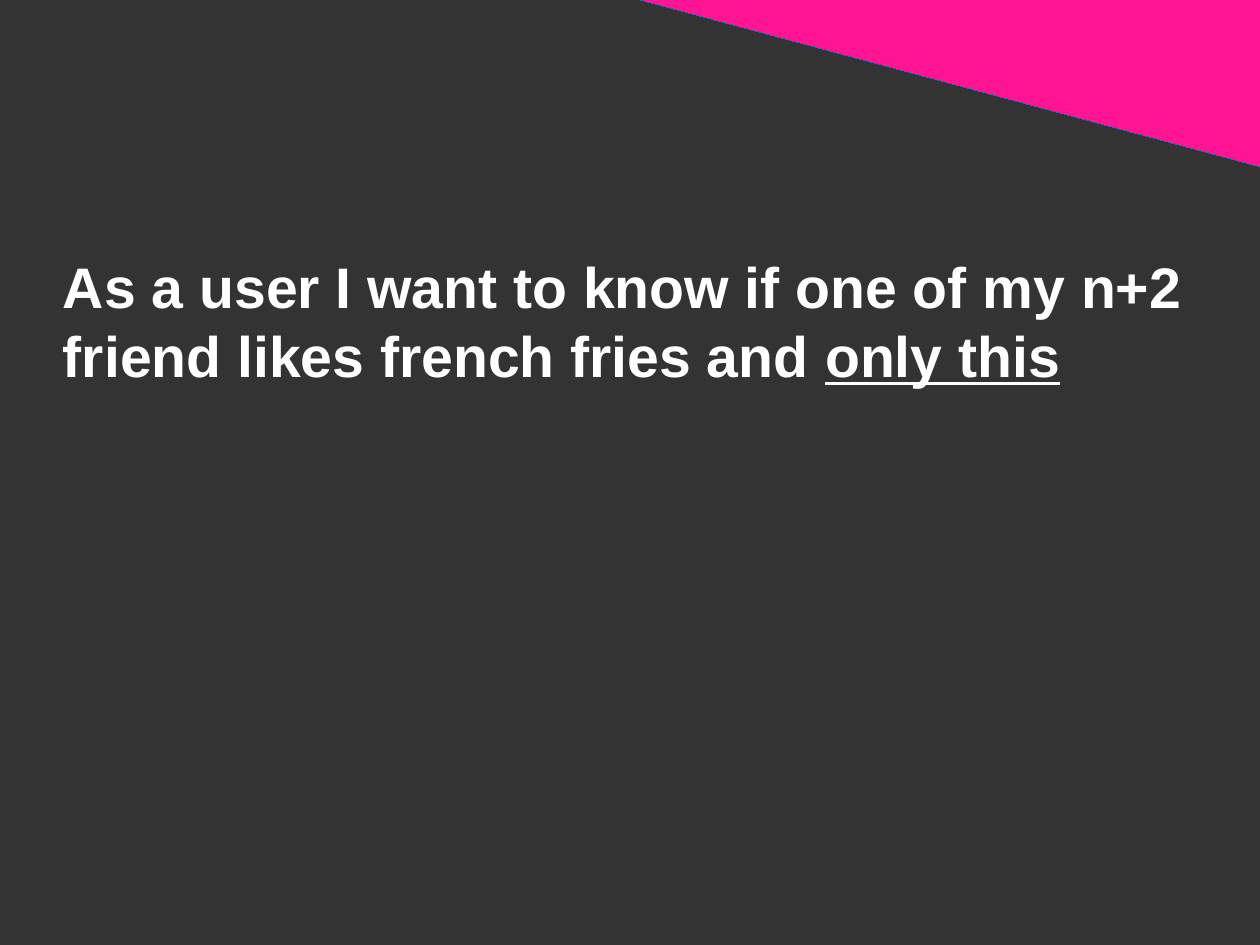
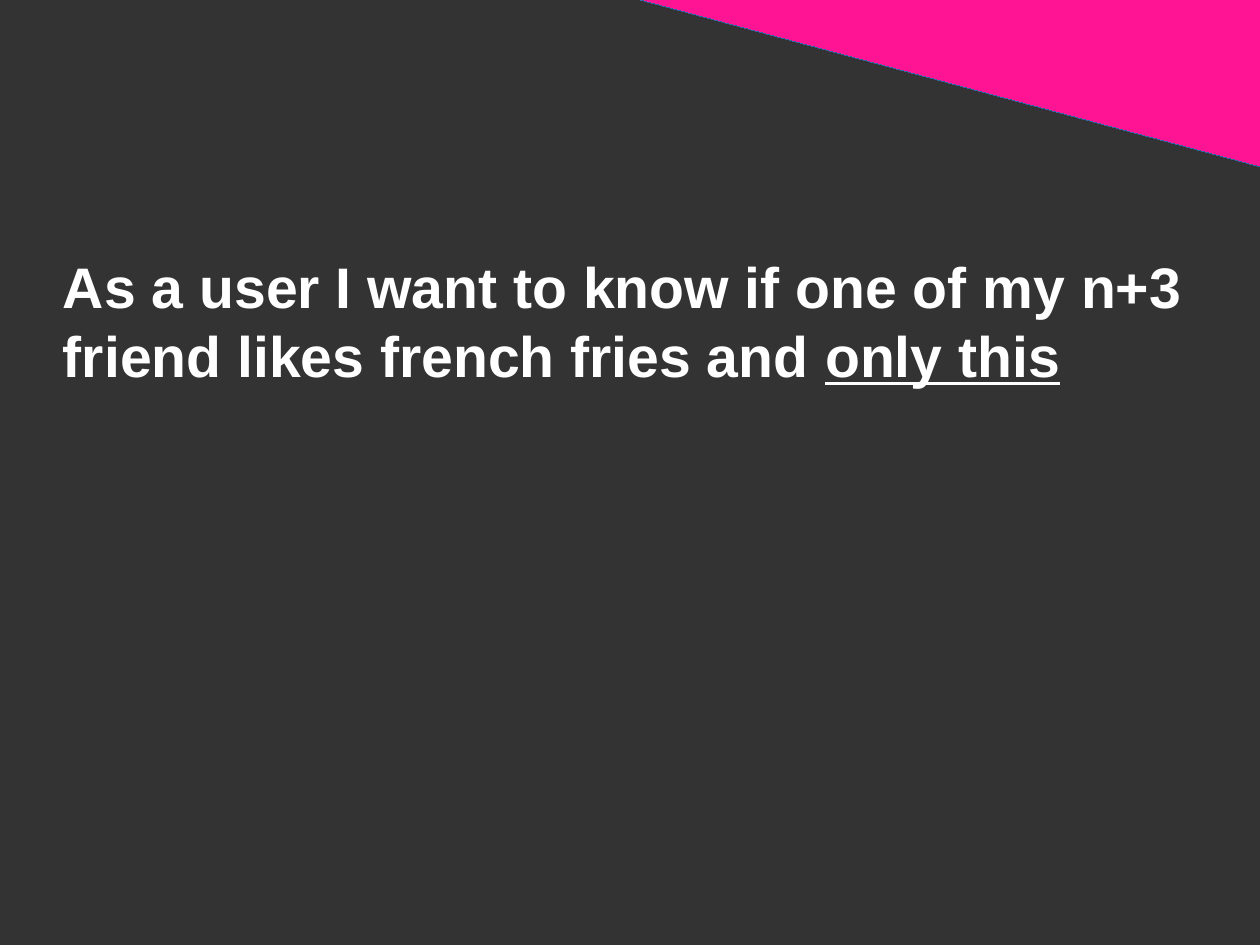
Before and after one commit to DanYellow/presentations, a slide deck: slide 11 of graphql/presentation.odp (slide 10 before the commit). Drawn at 1260x945 pixels with LibreOffice and Linux fonts; fonts in the diff are those of the drawing. Boxes give left, top, right and bottom in pixels: in the first picture for what was removed or moved away, otherwise in the second. Text is boxed around its words. In the diff, an @@ line names an element or a change of style, - is before the commit and + after.

```diff
--- a/graphql/presentation.odp
+++ b/graphql/presentation.odp
@@ title at <box>63,266,1181,387</box>: text changed @@
-As a user I want to know if one of my n+2 friend likes french fries and only this
+As a user I want to know if one of my n+3 friend likes french fries and only this
```
Also in this commit, not shown: 8 other slides changed, 4 slides added, 1 slide removed, 5 other files.
